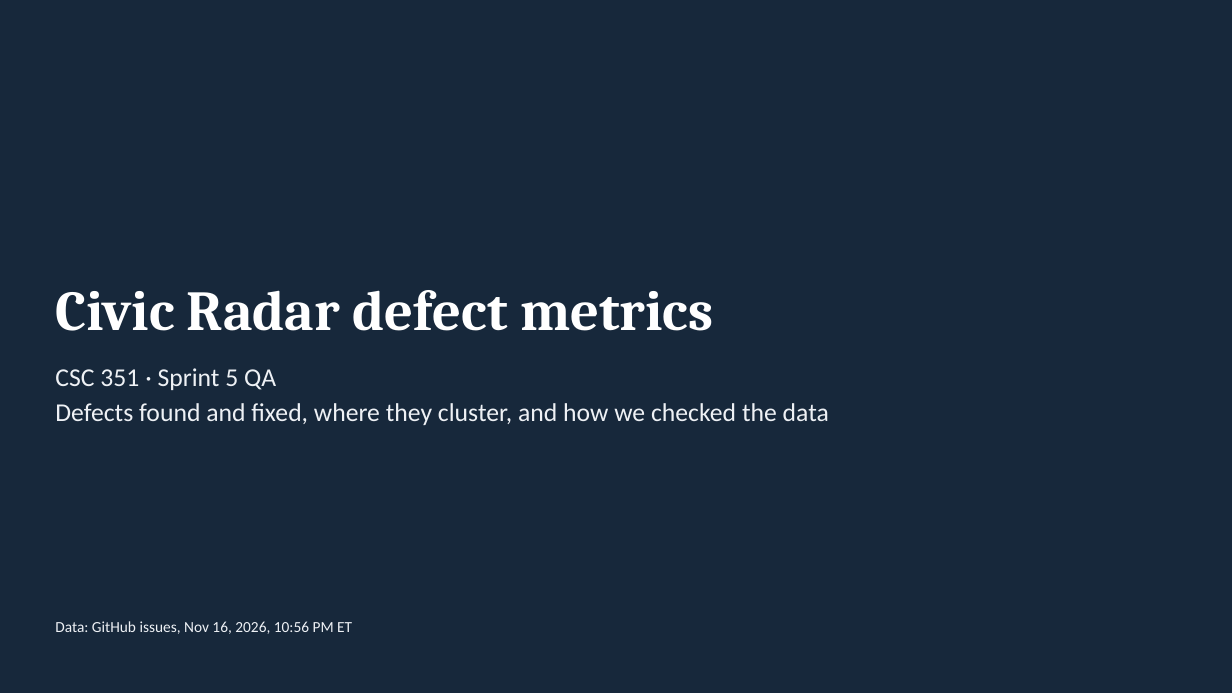
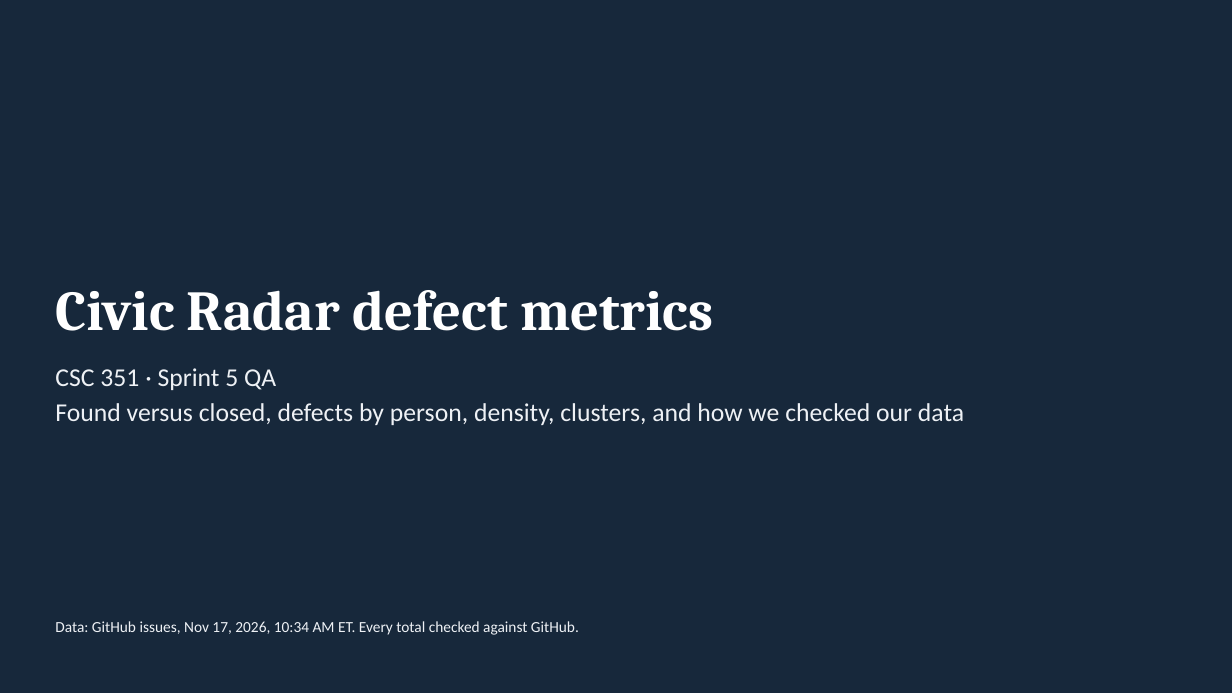
Before and after one commit to Civic-Radar/civicradar-project, a slide deck: slide 1 of Defect Metrics/Civic Radar Defect Metrics.pptx. Drawn at 1232x693 pixels with LibreOffice and Linux fonts; fonts in the diff are those of the drawing. Boxes give left, top, right and bottom in pixels: in the first picture for what was removed or moved away, otherwise in the second. Text is boxed around its words. In the diff, an @@ line names an element or a change of style, - is before the commit and + after.

Commit message:
Refresh Phase B defect metrics after the team's last merges and follow the lecture example
Pulled from GitHub on November 17, 2026 at 10:34 AM ET: 27 defects found, 23 closed, 4 open. Lines of code recounted with cloc on main (6bd95e3): 12,675, so 2.1 defects per KLOC.

Defects by person now include the 7 real reports our team filed against the team we tested (SonjaSeferasi/ssu-starter-app-v2); form tests, duplicates and one withdrawn report are listed and left out. Charts now have labeled axes, and defect clusters add a full defects-by-SRS-item chart and table that add up to 27. Severity table adds average days to fix.

The slides follow the CSC 351 Defect Metrics lecture example. Removed the PNG charts and their scripts, since the deck's native charts replace them. checks.py reruns the GitHub search cross-checks.

```diff
--- a/Defect Metrics/Civic Radar Defect Metrics.pptx
+++ b/Defect Metrics/Civic Radar Defect Metrics.pptx
@@ text at [55,403,964,425]: text changed @@
-Defects found and fixed, where they cluster, and how we checked the data
+Found versus closed, defects by person, density, clusters, and how we checked our data
@@ text at [55,621,579,635]: text changed @@
-Data: GitHub issues, Nov 16, 2026, 10:56 PM ET
+Data: GitHub issues, Nov 17, 2026, 10:34 AM ET. Every total checked against GitHub.
```
Also in this commit, not shown: 6 other slides changed, 1 slide added, 3 slides removed, 16 other files.
